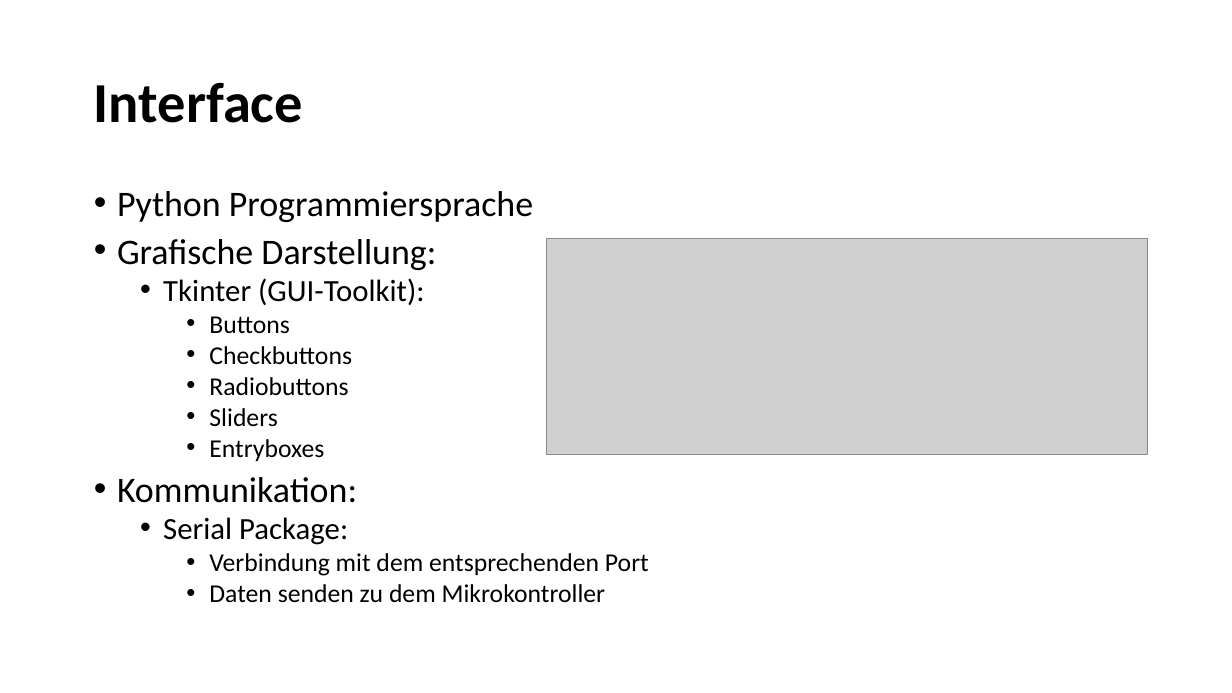
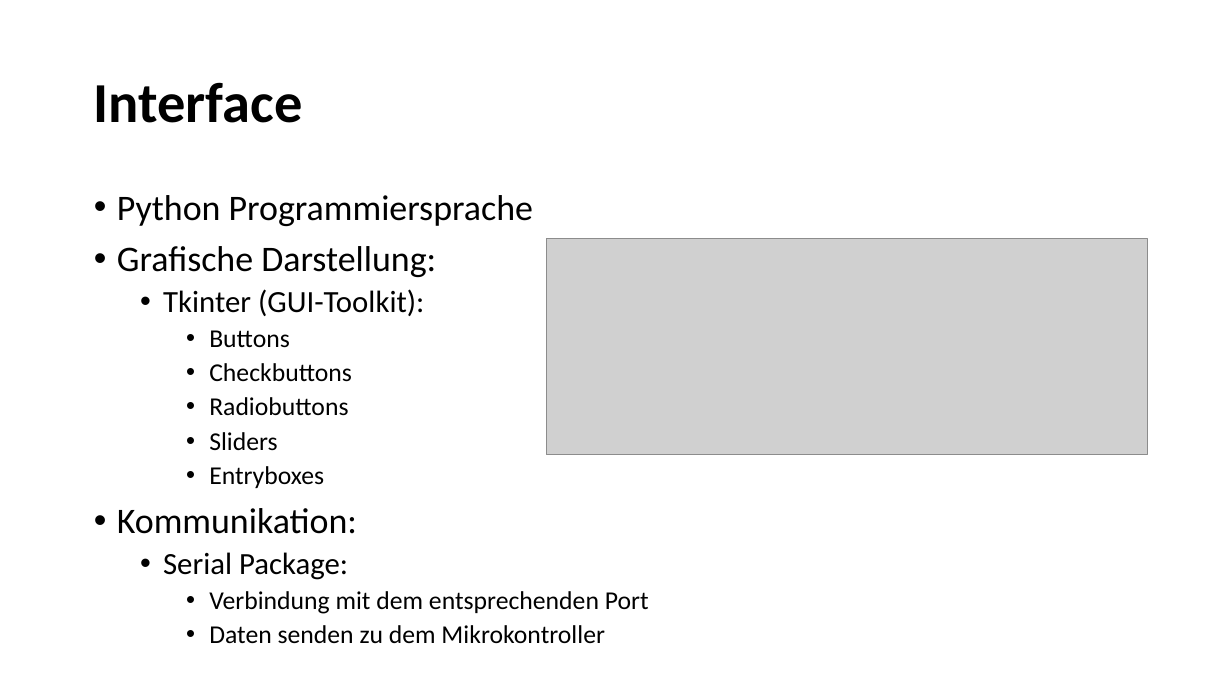
Before and after one commit to Antimoon51/Synthesizer, a slide deck: slide 11 of Präsentation_Synthesizer_Interface.pptx (slide 3 before the commit). Drawn at 1232x693 pixels with LibreOffice and Linux fonts; fonts in the diff are those of the drawing; grey boxes stand for pictures. Boxes give left, top, right and bottom in pixels: in the first picture for what was removed or moved away, otherwise in the second. Text is boxed around its words. In the diff, an @@ line names an element or a change of style, - is before the commit and + after.

```diff
--- a/Präsentation_Synthesizer_Interface.pptx
+++ b/Präsentation_Synthesizer_Interface.pptx
@@ text "Python Programmiersprache" at (117, 195, 649, 644): line spacing 0.8 to 0.9 @@
```
Also in this commit, not shown: 4 other slides changed, 8 slides added.
